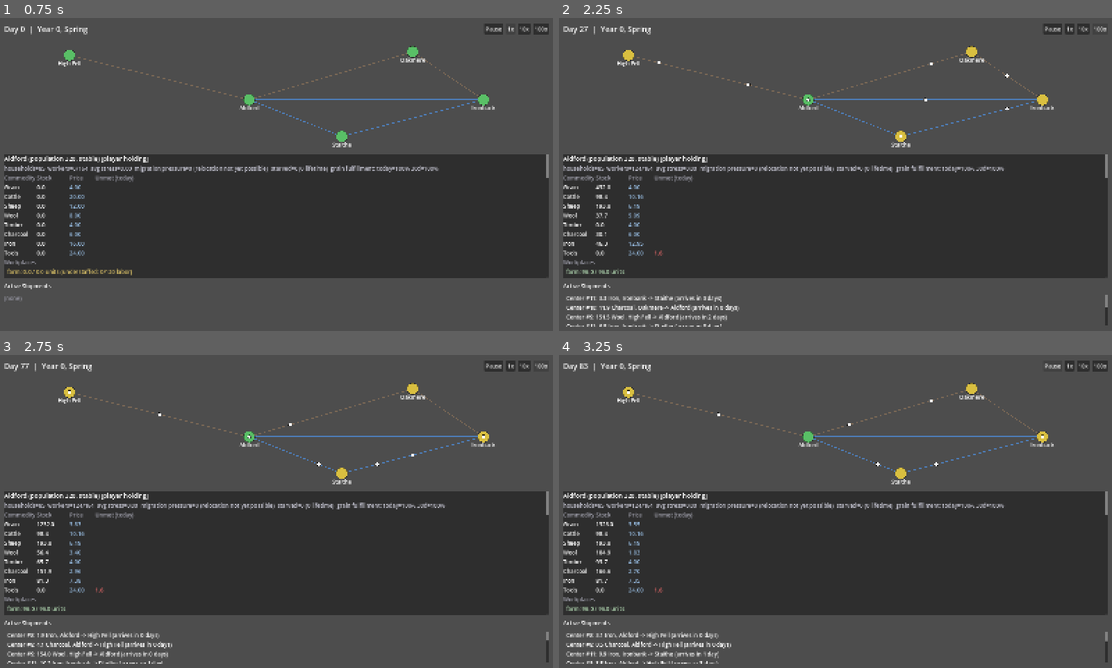
Above: before the commit, frames 1-4 (two rows, left to right).
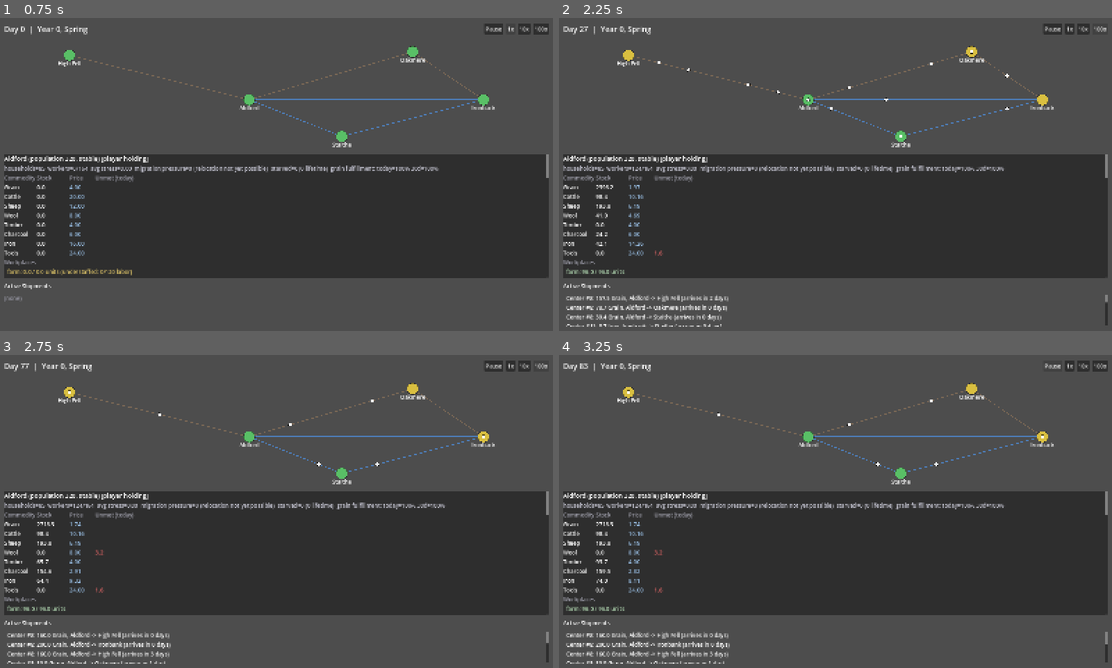
Above: after the commit, the same moments.

Repository: forsman5/sitka
Game: Godot game, scene res://scenes/sim/dashboard.tscn
The game is run twice, just before and just after one commit, with the same random seed, the same clock (stepped at 60 frames per second) and the same inputs. This scene is started directly instead of the project's main scene.
Inputs:
- Up to frame 1 (0.75 s): click "1x" at 0.5 s
- Up to frame 2 (2.25 s): click "10x" at 1.25 s; click "100x" at 2 s
- Up to frame 3 (2.75 s): no input
- Up to frame 4 (3.25 s): click "Pause" at 2.75 s

Frame 1 is identical in both runs. In frame 2, 1.0% of the frame differs, in the area x 5-100%, y 10-99%; in frame 3, 1.1%; in frame 4, 1.1%, in the area x 5-100%, y 11-99%.

Commit message:
Double valley farm grain output again (1.5 -> 3.0)
Per direction: close more of the supply/demand gap with the simple
lever (production) before touching allocation logic further -- the
last commit's math showed a ~2.75x valley-wide shortfall at 1.5x that
no amount of allocator cleverness could fix, only redistribute.

Result over a 5-year trajectory run: all five settlements now hold
their starting population for the entire run with zero further
starvation deaths after the first season (Oakmere's one early loss).
Several settlements settle into a permanent food_insecure/stable
oscillation (High Fell holds at ~36% rolling grain fulfillment
indefinitely) -- struggling, not growing, but not dying either. That's
the target behavior: subsisting, not failing. Both existing pass/fail
harnesses (run_year_simulation.gd, run_scenarios.gd) still pass.

Deliberately not touching pricing or trade-decision logic further
right now -- no evidence yet that it's the bottleneck rather than raw
supply, and there's more scale work landing (multivalley graph
generator) worth seeing settle before optimizing algorithms against a
valley shape that might change.

Co-Authored-By: Claude Sonnet 5 <noreply@anthropic.com>
Claude-Session: https://claude.ai/code/session_0156TjYj48cKKzMz55PvKhFa

Diff:
--- a/scripts/sim/data/valley_seed.gd
+++ b/scripts/sim/data/valley_seed.gd
@@ -90,14 +90,17 @@
 
 	# Subsistence farming: labor and land only, no manufactured inputs.
 	# Seasonal swing: light spring planting, steady summer, harvest bump,
-	# near-dormant winter. Output rate bumped 1.5x from the original 1.0 --
-	# at 1.0, Aldford/Staithe barely covered their own demand and had no
-	# real surplus to export once trade (Milestone 1) existed, so grain
-	# stayed scarce valley-wide even with shipments moving other goods.
+	# near-dormant winter. Output rate doubled again to 3.0 (was 1.5, before
+	# that 1.0): total valley grain demand (~794/day at current populations)
+	# ran to roughly 2.75x total supply from Aldford+Staithe at 1.5 -- no
+	# trade-allocation fix can close a supply gap that size, only decide who
+	# goes without. Not aiming to fully close the gap here, just narrow it
+	# enough that "settlements subsist" is achievable before tuning
+	# allocation logic further.
 	var farm_recipe := Recipe.new(
 		"farm",
 		{},
-		{Commodity.Type.GRAIN: 1.5},
+		{Commodity.Type.GRAIN: 3.0},
 		[0.8, 1.0, 1.6, 0.1],
 	)
 	_add_workplace(workplaces, settlements, 1, ALDFORD, farm_recipe, 120.0)
